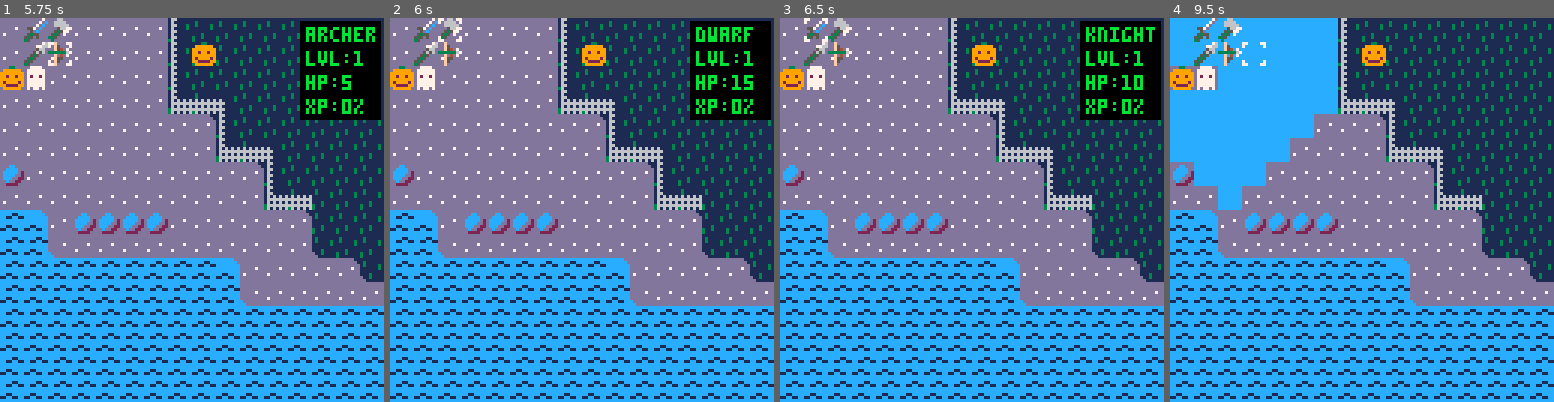
Above: before the commit, frames 1-4 (left to right).
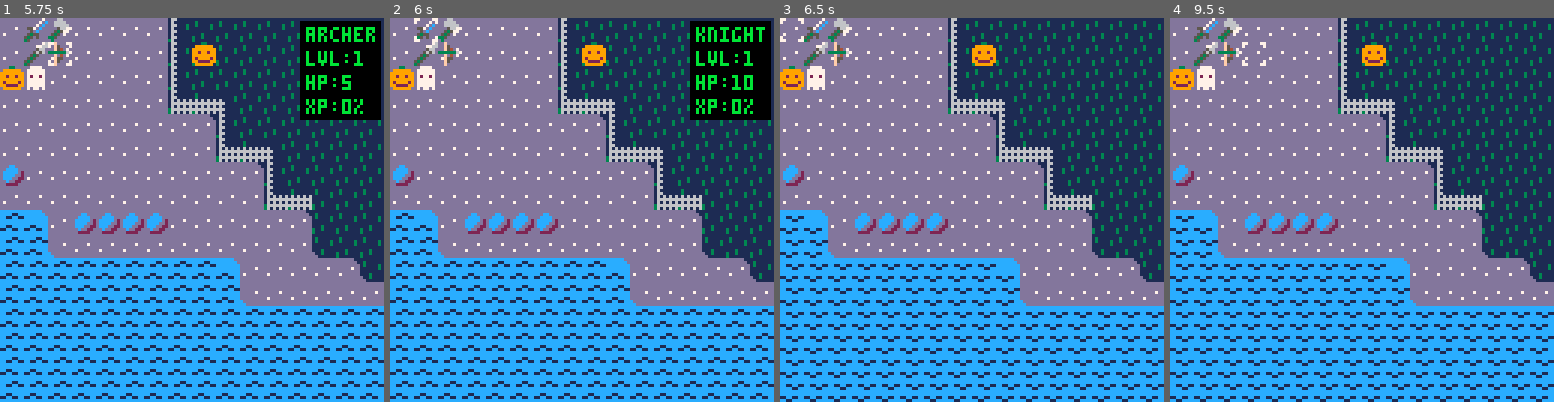
Above: after the commit, the same moments.

Repository: cstephen/PICO-8-Tactics
Game: PICO-8 cartridge tactics.p8
Same seed, same stepped clock (60 frames per second), same inputs: the game is played once before the commit and once after it.
Inputs:
- Up to frame 1 (5.75 s): tap O (Z key) at 0.33, 0.7, 1.43, 2.22, 3.1, 3.98, 4.87 s; tap X (X key) at 1.07, 2.07, 2.4, 2.73, 3.07, 3.4, 3.73, 4.07, 4.4, 4.73, 5.07, 5.4, 5.73 s; hold Left 1.97-2.37 s; hold Down 2.42-2.82 s; hold Right 2.87-3.53 s; hold Up 3.58-4.08 s; hold Right 4.13-4.53 s; hold Down 4.58-5.08 s; hold Left from 5.13 s (still down)
- Up to frame 2 (6 s): tap O (Z key) at 5.75 s; release Left at 5.8 s; hold Up from 5.85 s (still down)
- Up to frame 3 (6.5 s): tap X (X key) at 6.07, 6.4 s; release Up at 6.18 s; hold Left from 6.23 s (still down)
- Up to frame 4 (9.5 s): release Left at 6.63 s; tap O (Z key) every 0.88 s from 6.63 to 9.28 s; hold Down 6.68-7.08 s; tap X (X key) every 0.33 s from 6.73 to 9.4 s; hold Right 7.13-7.8 s; hold Up 7.85-8.35 s; hold Right 8.4-8.8 s; hold Down 8.85-9.35 s; hold Left from 9.4 s (still down)

Frame 1 is identical in both runs. In frame 2, 0.4% of the frame differs, in the area x 6-98%, y 0-18%; in frame 3, 9.8%; in frame 4, 20%, in the area x 0-99%, y 0-100%.

Commit message:
Rebalance enemy unit stats.

Diff:
--- a/tactics.p8
+++ b/tactics.p8
@@ -168,7 +168,7 @@
   archer = {
     basehp = 5,
     basemight = 1,
-    basespeed = 3,
+    basespeed = 2,
     levelhp = 1,
     levelmight = 1,
     levelspeed = 1,
@@ -212,9 +212,9 @@
     }
   },
   wolf = {
-    basehp = 5,
-    basemight = 1,
-    basespeed = 4,
+    basehp = 4,
+    basemight = 2,
+    basespeed = 2,
     levelhp = 2,
     levelmight = 1,
     levelspeed = 1,
@@ -226,7 +226,7 @@
     speed = 0,
     terrain = {
       grass = 2,
-      beach = 2,
+      beach = 1,
       water = 0,
       deepwater = 0,
       cemetary = 2,
@@ -235,9 +235,9 @@
     }
   },
   vampir = {
-    basehp = 2,
-    basemight = 1,
-    basespeed = 6,
+    basehp = 5,
+    basemight = 2,
+    basespeed = 2,
     levelhp = 1,
     levelmight = 1,
     levelspeed = 1,
@@ -252,15 +252,15 @@
       beach = 1,
       water = 0,
       deepwater = 0,
-      cemetary = 1,
-      bridge = 1,
+      cemetary = 2,
+      bridge = 2,
       obstacle = 0
     }
   },
   witch = {
-    basehp = 1,
+    basehp = 3,
     basemight = 1,
-    basespeed = 3,
+    basespeed = 2,
     levelhp = 1,
     levelmight = 1,
     levelspeed = 1,
@@ -281,9 +281,9 @@
     }
   },
   zombie = {
-    basehp = 4,
+    basehp = 3,
     basemight = 1,
-    basespeed = 2,
+    basespeed = 1,
     levelhp = 1,
     levelmight = 1,
     levelspeed = 1,
@@ -299,14 +299,14 @@
       water = 0,
       deepwater = 0,
       cemetary = 2,
-      bridge = 1,
+      bridge = 2,
       obstacle = 0
     }
   },
   ghost = {
-    basehp = 4,
+    basehp = 3,
     basemight = 1,
-    basespeed = 3,
+    basespeed = 1,
     levelhp = 1,
     levelmight = 1,
     levelspeed = 1,
@@ -321,15 +321,15 @@
       beach = 1,
       water = 1,
       deepwater = 1,
-      cemetary = 1,
+      cemetary = 2,
       bridge = 1,
       obstacle = 1
     }
   },
   lagoon = {
-    basehp = 2,
-    basemight = 1,
-    basespeed = 2,
+    basehp = 5,
+    basemight = 2,
+    basespeed = 1,
     levelhp = 1,
     levelmight = 1,
     levelspeed = 1,
@@ -350,9 +350,9 @@
     }
   },
   jack = {
-    basehp = 2,
-    basemight = 1,
-    basespeed = 2,
+    basehp = 5,
+    basemight = 2,
+    basespeed = 1,
     levelhp = 1,
     levelmight = 1,
     levelspeed = 1,
